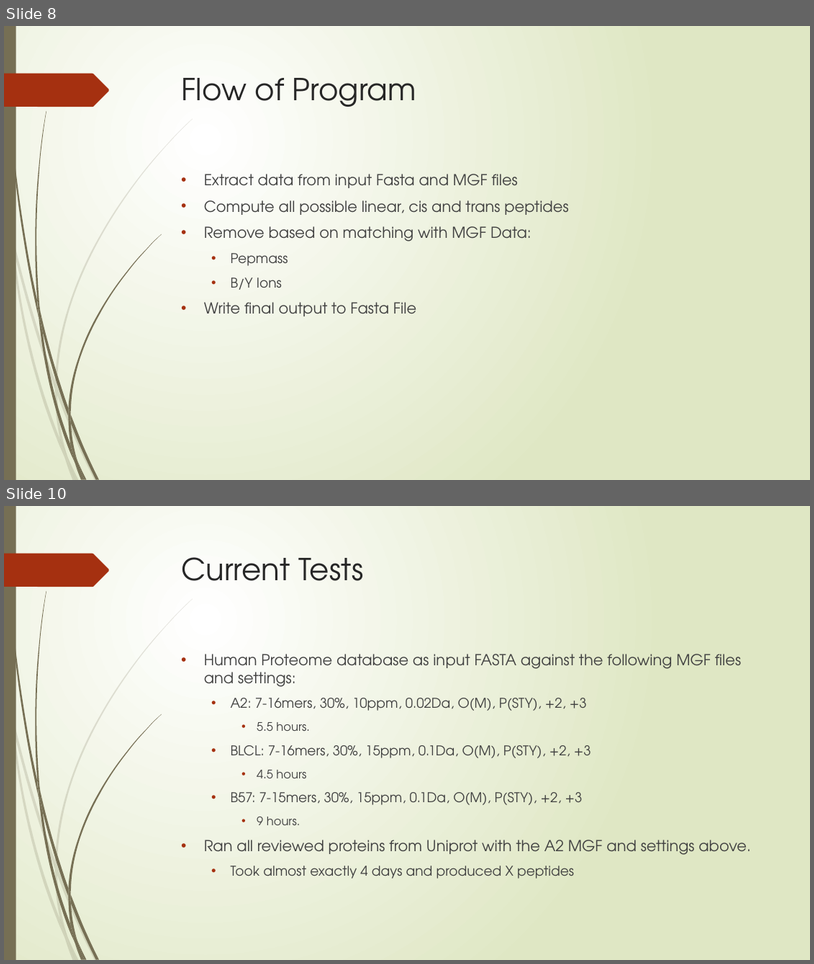
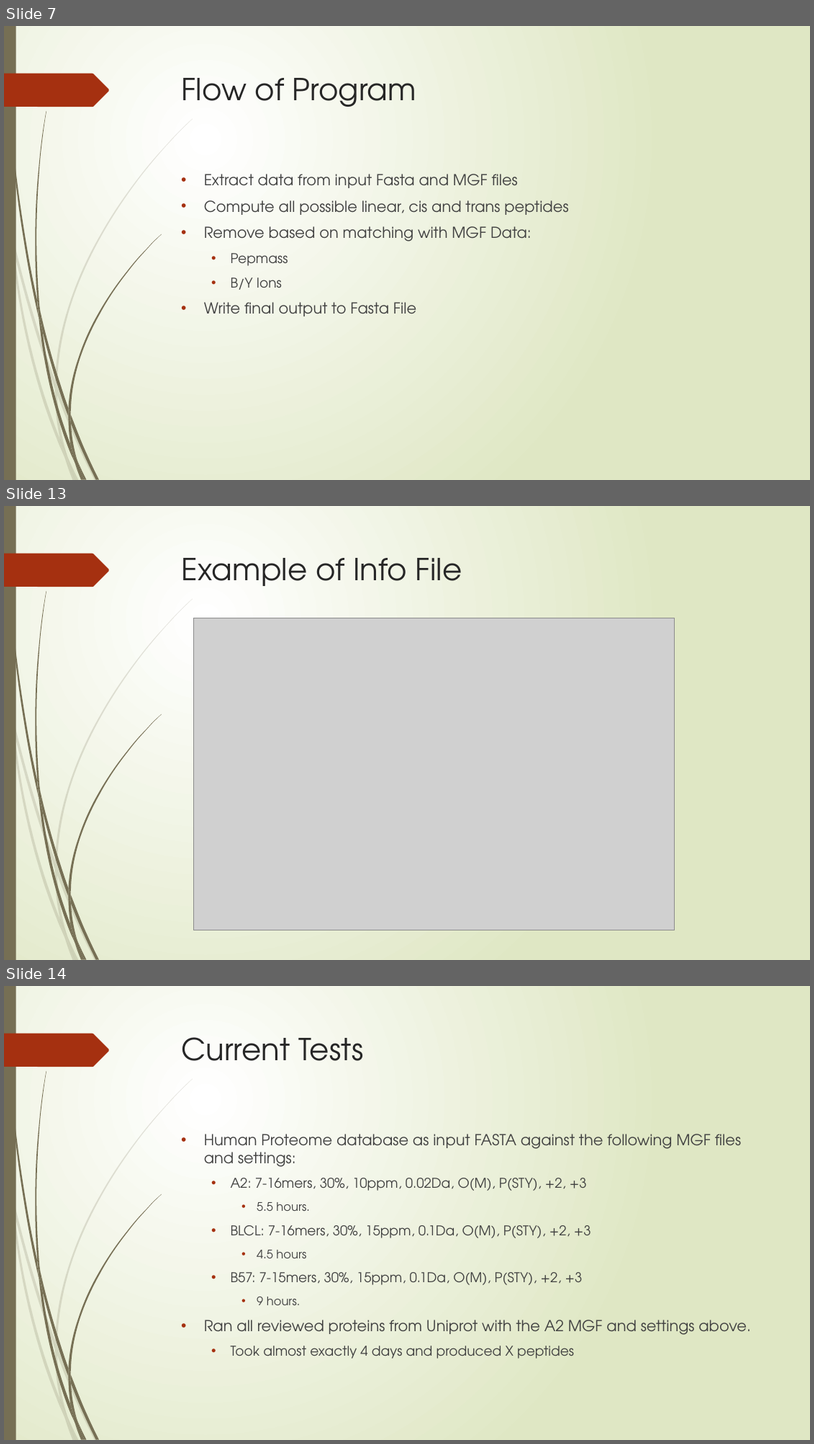
Before and after one commit to nhcha6/MersProject, a slide deck: SecondLabPresentation.pptx. Shown one above the other, each under a label of ours: slides 8 and 10 before the commit, slides 7, 13 and 14 after it; the slides between them are not shown. The pictures are 814x964 and 814x1444 pixels, drawn with LibreOffice and Linux fonts; fonts in the diff are those of the drawing; grey boxes stand for pictures. Boxes give left, top, right and bottom in pixels: in the first picture for what was removed or moved away, otherwise in the second. Text is boxed around its words. In the diff, an @@ line names an element or a change of style, - is before the commit and + after.

```diff
--- a/SecondLabPresentation.pptx
+++ b/SecondLabPresentation.pptx
@@ slide 13 added at <box>4,506,810,960</box>, background gradient #FFFFFF to #DFE8C4; not listed: 24 template elements that a slide beside it also shows @@
@@ title added at <box>182,558,462,586</box>, 36 pt, text #262626 @@
+Example of Info File
@@ picture added at <box>194,618,675,929</box> @@
@@ what was slide 8 is now slide 7 @@
@@ what was slide 10 is now slide 14 @@
```
Also in this commit, not shown: 5 slides changed, 9 other slides added, 1 slide removed.
